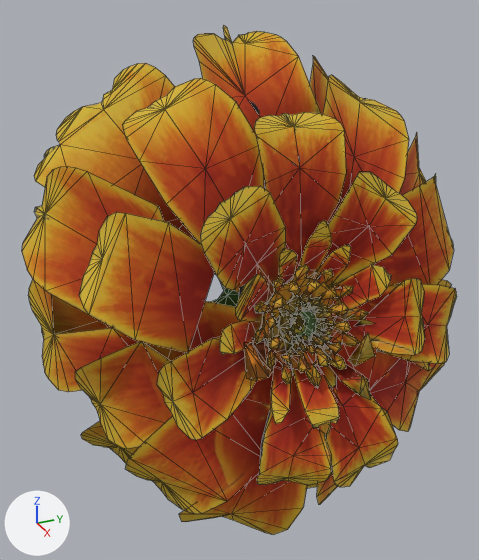
Renders of the Blender file Assets/_artAssets/Benaroya/marigoldNew/marigoldNew.blend from each side of a commit.
One viewpoint serves both versions: a 50 mm lens placed at (1.068, -0.508, 0.58), pointed at (0.007, -0.031, 0.05). Lighting does not change. The marker at lower left points along +X, +Y and +Z. The first picture is the older version. Mesh edges are drawn as thin lines.

Names of what the first picture shows: 'tripo_node_0a8629e2'.
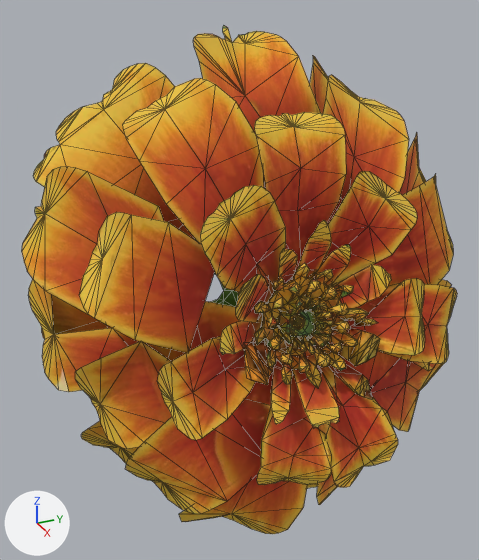
Pixel boxes [x1, y1, x2, y2] of what changed, in the pictures (479 x 560 px):
'tripo_node_0a8629e2', surface changed, modifiers changed: before [22, 26, 457, 535]; after [22, 26, 457, 534]

The change, as a list of edits to the scene's bpy script:
```text
Add img_401b7247_2652_4b0c_8aed_8f7879e1d001_jpg:
    img_401b7247_2652_4b0c_8aed_8f7879e1d001_jpg = load_image('401b7247-2652-4b0c-8aed-8f7879e1d001.jpg', '401b7247-2652-4b0c-8aed-8f7879e1d001.jpg', 1024, 1024, 'sRGB')
Change mat_tripo_mat_0a8629e2:
    mat_tripo_mat_0a8629e2.texture: img_orangedahlia3dmodel_basecolor_jpeg -> img_401b7247_2652_4b0c_8aed_8f7879e1d001_jpg
Change ob_tripo_node_0a8629e2:
    where _m = ob_tripo_node_0a8629e2.modifiers.new('Decimate', 'DECIMATE')
    _m.ratio: 0.547 -> 0.679
```
